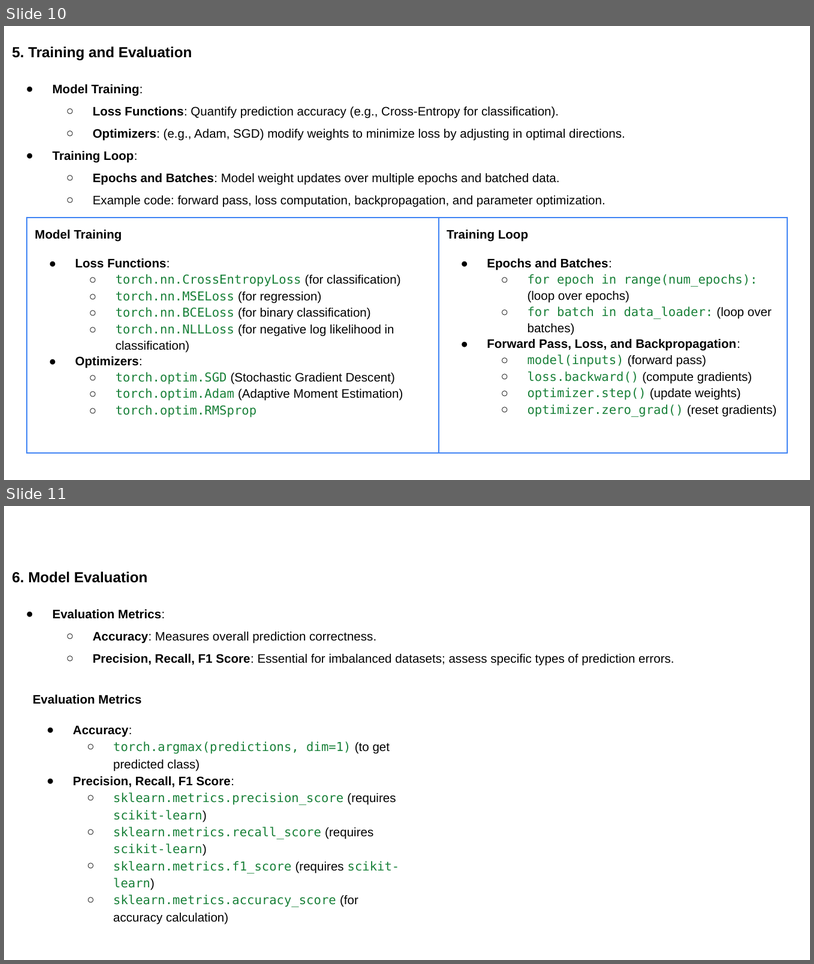
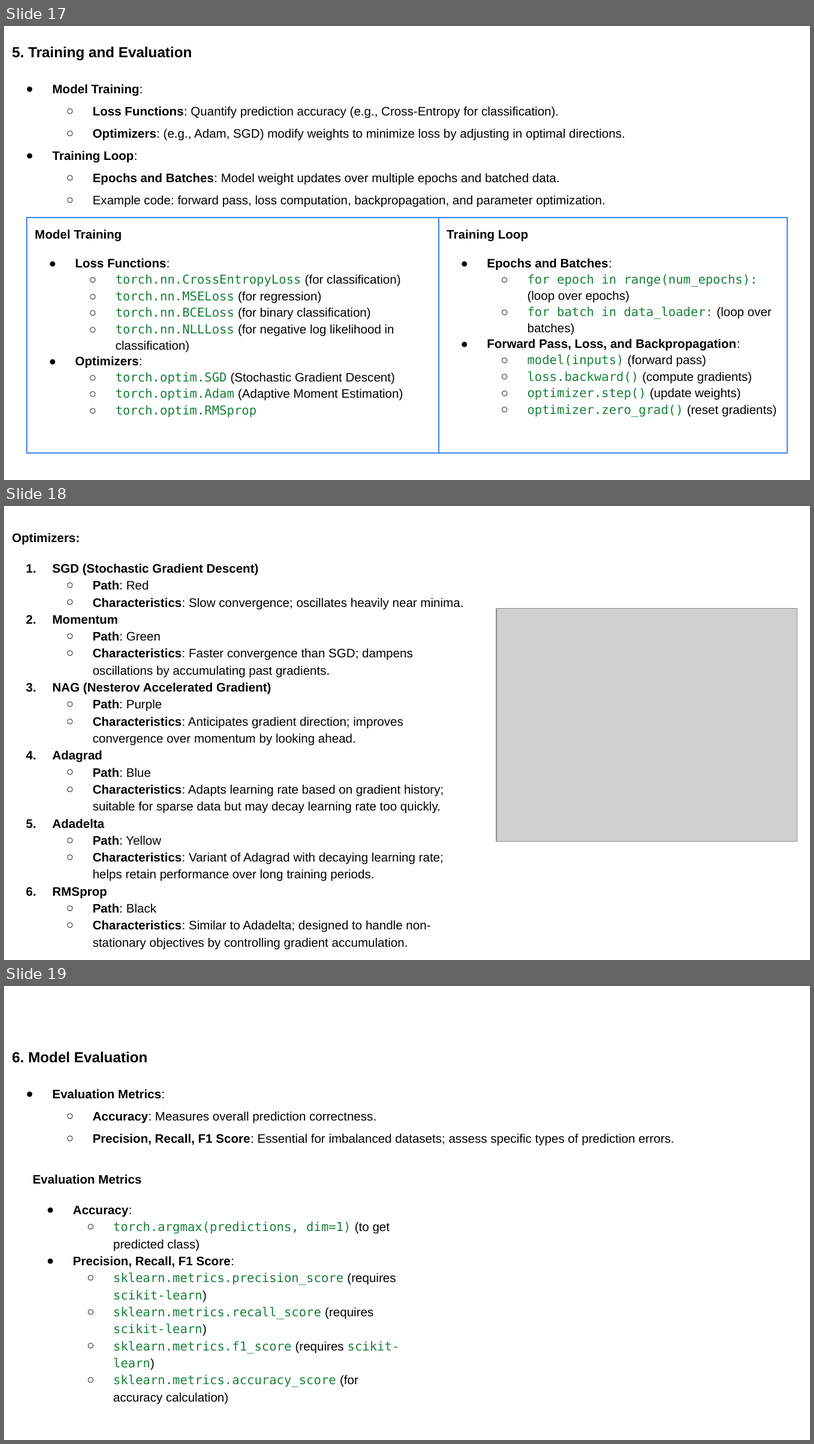
Before and after one commit to satyarepala/datascience_projects, a slide deck: Pytorch workshop.pptx. Shown one above the other, each under a label of ours: slides 10 and 11 before the commit, slides 17, 18 and 19 after it. The pictures are 814x964 and 814x1444 pixels, drawn with LibreOffice and Linux fonts; fonts in the diff are those of the drawing; grey boxes stand for pictures. Boxes give left, top, right and bottom in pixels: in the first picture for what was removed or moved away, otherwise in the second. Text is boxed around its words. In the diff, an @@ line names an element or a change of style, - is before the commit and + after.

```diff
--- a/Pytorch workshop.pptx
+++ b/Pytorch workshop.pptx
@@ slide 18 added at [4,506,810,960], background #FFFFFF @@
@@ text added at [12,533,464,949], 11 pt, text #000000 @@
+Optimizers:
+1. SGD (Stochastic Gradient Descent)
+  ○ Path: Red
+  ○ Characteristics: Slow convergence; oscillates heavily near minima.
+2. Momentum
+  ○ Path: Green
+  ○ Characteristics: Faster convergence than SGD; dampens oscillations by accumulating past gradients.
+3. NAG (Nesterov Accelerated Gradient)
+  ○ Path: Purple
+  ○ Characteristics: Anticipates gradient direction; improves convergence over momentum by looking ahead.
+4. Adagrad
+  ○ Path: Blue
+  ○ Characteristics: Adapts learning rate based on gradient history; suitable for sparse data but may decay learning rate too quickly.
+5. Adadelta
+  ○ Path: Yellow
+  ○ Characteristics: Variant of Adagrad with decaying learning rate; helps retain performance over long training periods.
+6. RMSprop
+  ○ Path: Black
+  ○ Characteristics: Similar to Adadelta; designed to handle non-stationary objectives by controlling gradient accumulation.
@@ picture added at [497,609,797,841] @@
@@ what was slide 10 is now slide 17 @@
@@ what was slide 11 is now slide 19 @@
```
Also in this commit, not shown: 8 other slides added.
